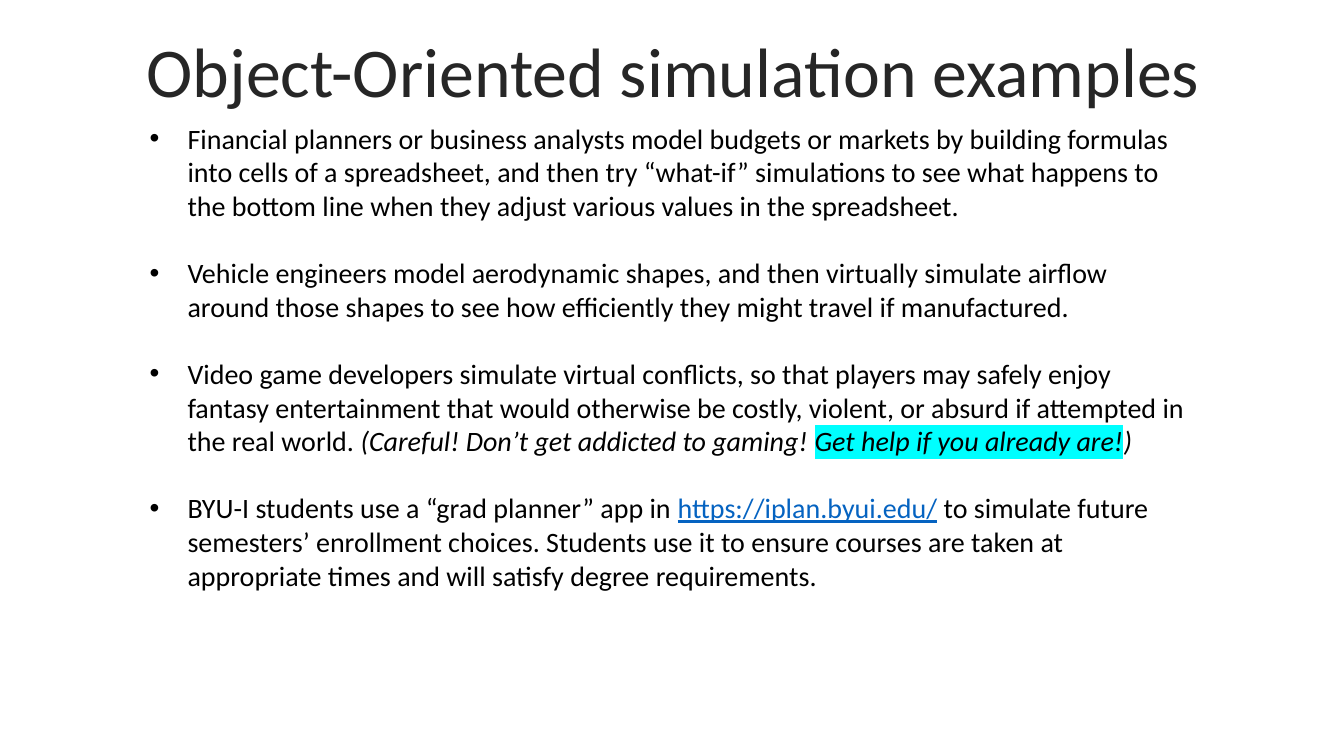
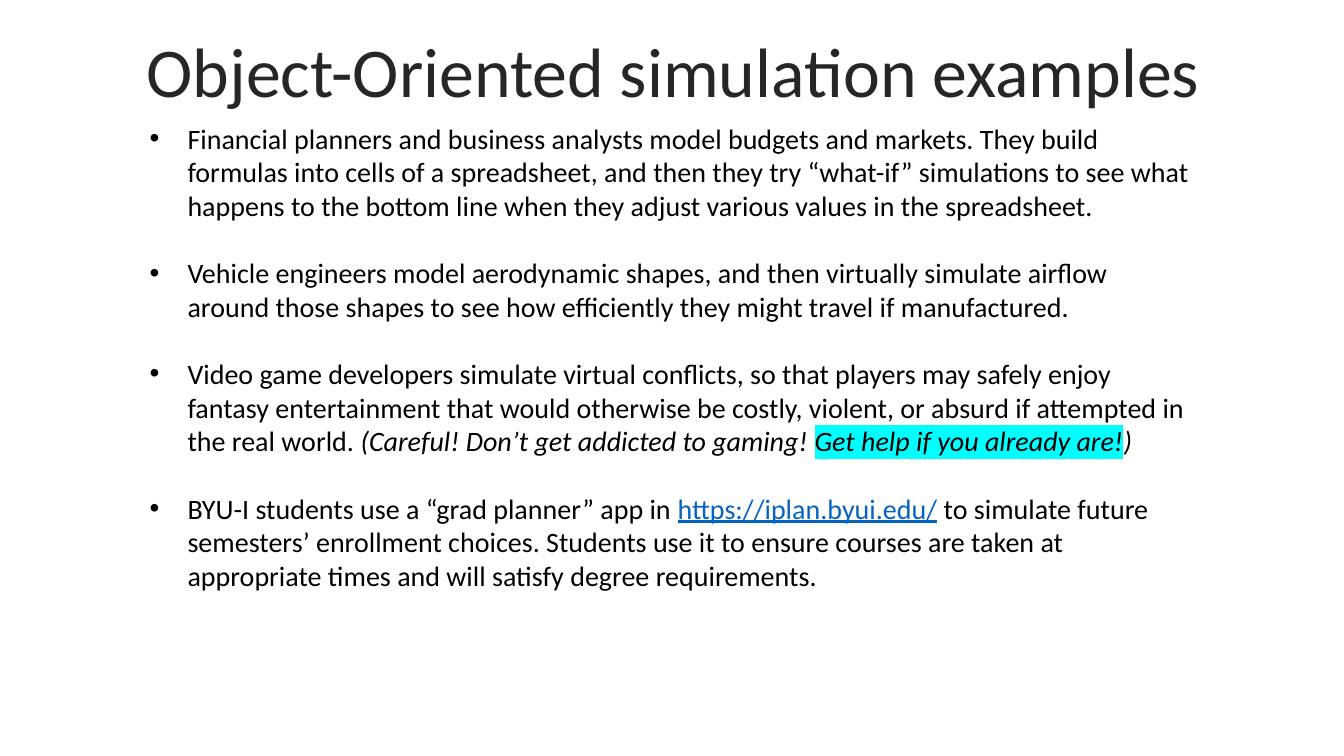
Before and after one commit to byui-cyber360/content, a slide deck: slide 4 of CYBER360-1.4-OO-Models.pptx. Drawn at 1344x756 pixels with LibreOffice and Linux fonts; fonts in the diff are those of the drawing. Boxes give left, top, right and bottom in pixels: in the first picture for what was removed or moved away, otherwise in the second. Text is boxed around its words. In the diff, an @@ line names an element or a change of style, - is before the commit and + after.

```diff
--- a/CYBER360-1.4-OO-Models.pptx
+++ b/CYBER360-1.4-OO-Models.pptx
@@ text at [188, 129, 1188, 221]: text changed @@
-• Financial planners or business analysts model budgets or markets by building formulas into cells of a spreadsheet, and then try “what-if” simulations to see what happens to the bottom line when they adjust various values in the spreadsheet.
+• Financial planners and business analysts model budgets and markets. They build formulas into cells of a spreadsheet, and then they try “what-if” simulations to see what happens to the bottom line when they adjust various values in the spreadsheet.
```
Also in this commit, not shown: 1 other slide changed, 13 other files.
